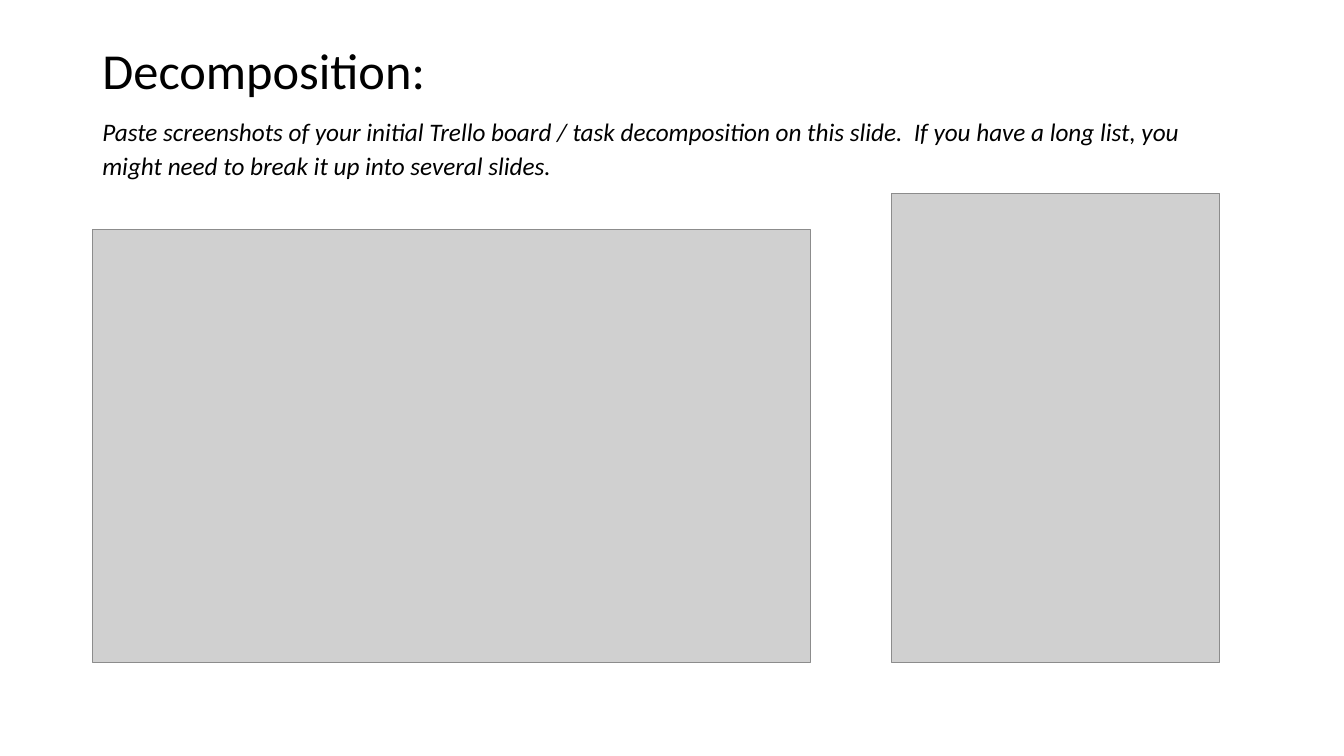
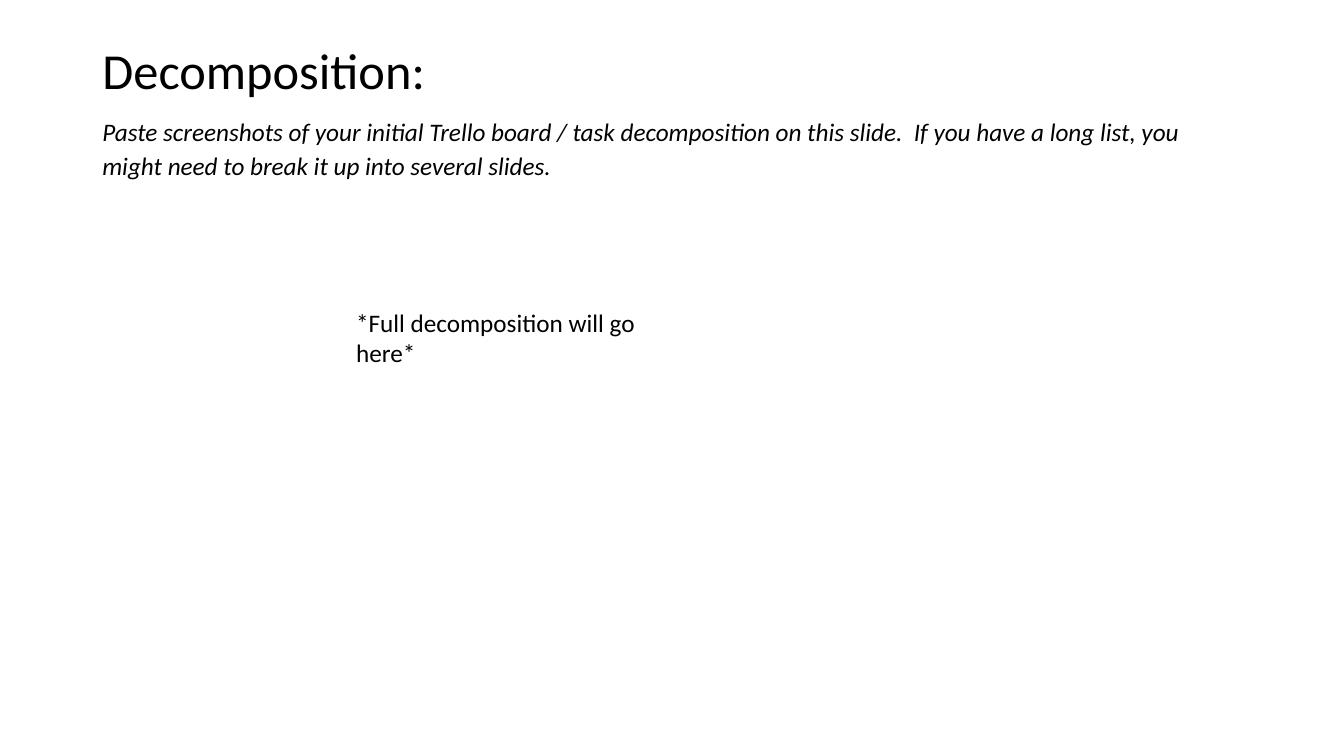
Before and after one commit to jireh-t/Assessment, a slide deck: slide 5 of 1.7 and 1.8 documentation.pptx. Drawn at 1344x756 pixels with LibreOffice and Linux fonts; fonts in the diff are those of the drawing; grey boxes stand for pictures. Boxes give left, top, right and bottom in pixels: in the first picture for what was removed or moved away, otherwise in the second. Text is boxed around its words. In the diff, an @@ line names an element or a change of style, - is before the commit and + after.

```diff
--- a/1.7 and 1.8 documentation.pptx
+++ b/1.7 and 1.8 documentation.pptx
@@ picture removed at [892, 193, 1221, 661] @@
@@ picture removed at [92, 230, 811, 662] @@
@@ text added at [356, 314, 635, 362], 18 pt, text #000000 @@
+*Full decomposition will go here*
```
Also in this commit, not shown: 8 other slides changed.
